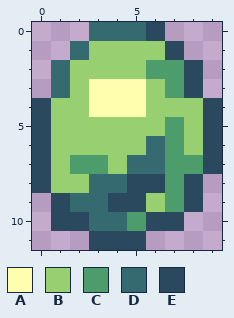
One commit to this pixel-art sprite: NPCs/Bosses/INest/AEgg.png. Above is the file before it was changed.
The file is 20x24 pixels, drawn in blocks of 2x2; one block is one cell here.
Palette (. is transparent): A #fffdae  B #98d071  C #4c9d6b  D #356b70  E #2a495f
Pixels before, first column x 0:
 0 ...DDDE...
 1 ..DBBBBE..
 2 .DBBBBCCE.
 3 .DBAAABCE.
 4 EBBAAABBBE
 5 EBBBBBBCBE
 6 EBBBBBDCBE
 7 EBCCBDDCCE
 8 EBBDDEECE.
 9 .EDDEEBCE.
10 .EEDDCEE..
11 ...EEE....
After:
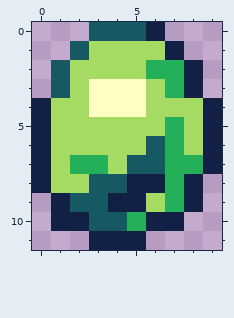
The edit:
colour A: #fffdae -> #fffdc1
colour B: #98d071 -> #a6db63
colour C: #4c9d6b -> #24af59
colour D: #356b70 -> #175962
colour E: #2a495f -> #122045
